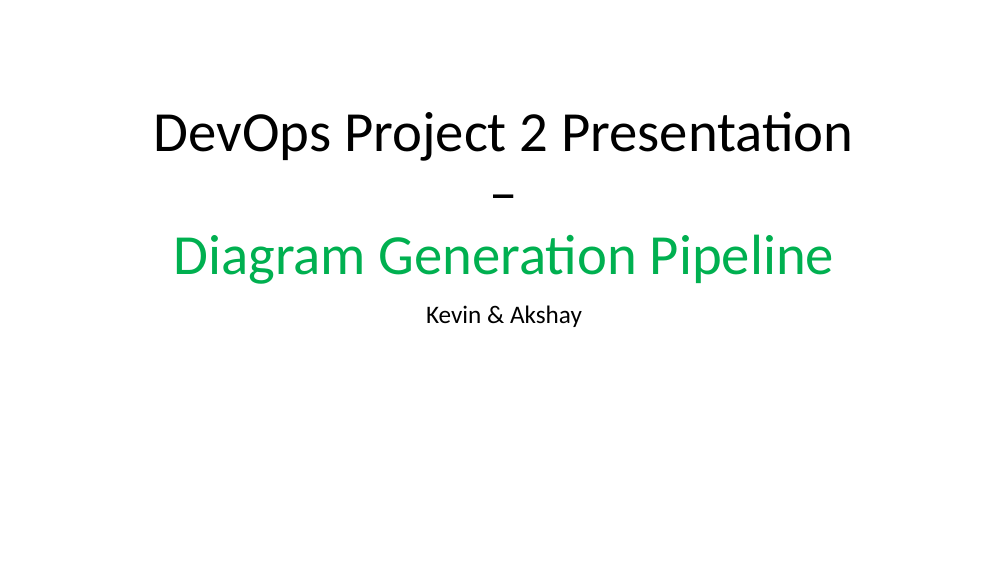
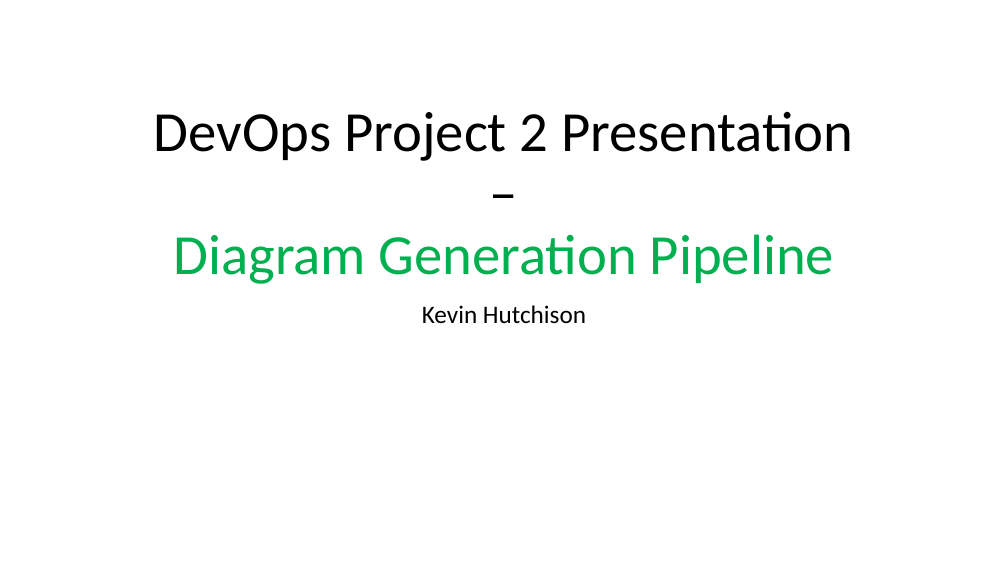
Before and after one commit to kevinmenotyou/devops_project2, a slide deck: slide 1 of powerpoint/devops_project2_presentation.pptx. Drawn at 1008x567 pixels with LibreOffice and Linux fonts; fonts in the diff are those of the drawing. Boxes give left, top, right and bottom in pixels: in the first picture for what was removed or moved away, otherwise in the second. Text is boxed around its words. In the diff, an @@ line names an element or a change of style, - is before the commit and + after.

```diff
--- a/powerpoint/devops_project2_presentation.pptx
+++ b/powerpoint/devops_project2_presentation.pptx
@@ subtitle at (422, 305, 586, 324): text changed @@
-Kevin & Akshay
+Kevin Hutchison
```
Also in this commit, not shown: 1 other slide changed, 4 slides added, 1 slide removed.
